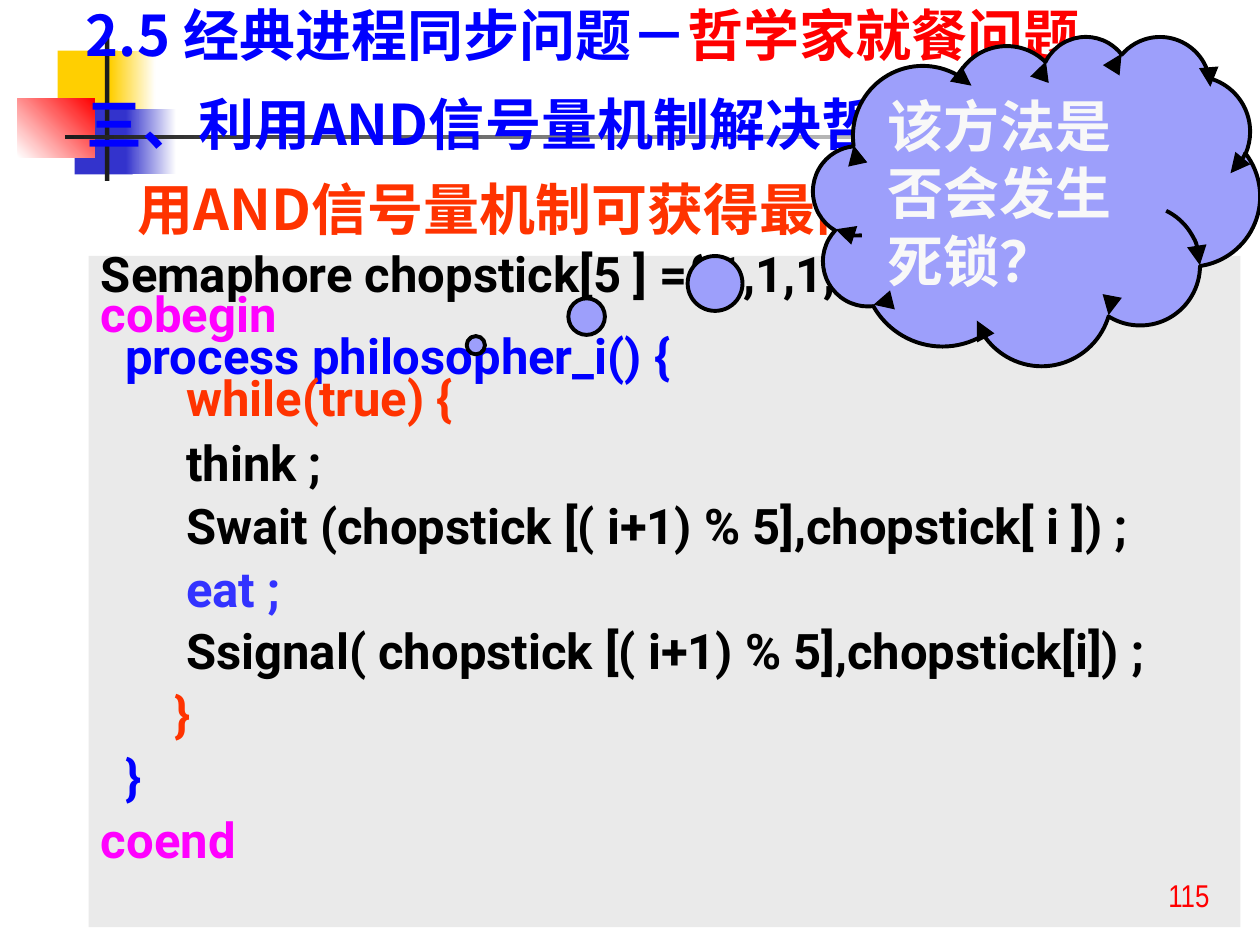
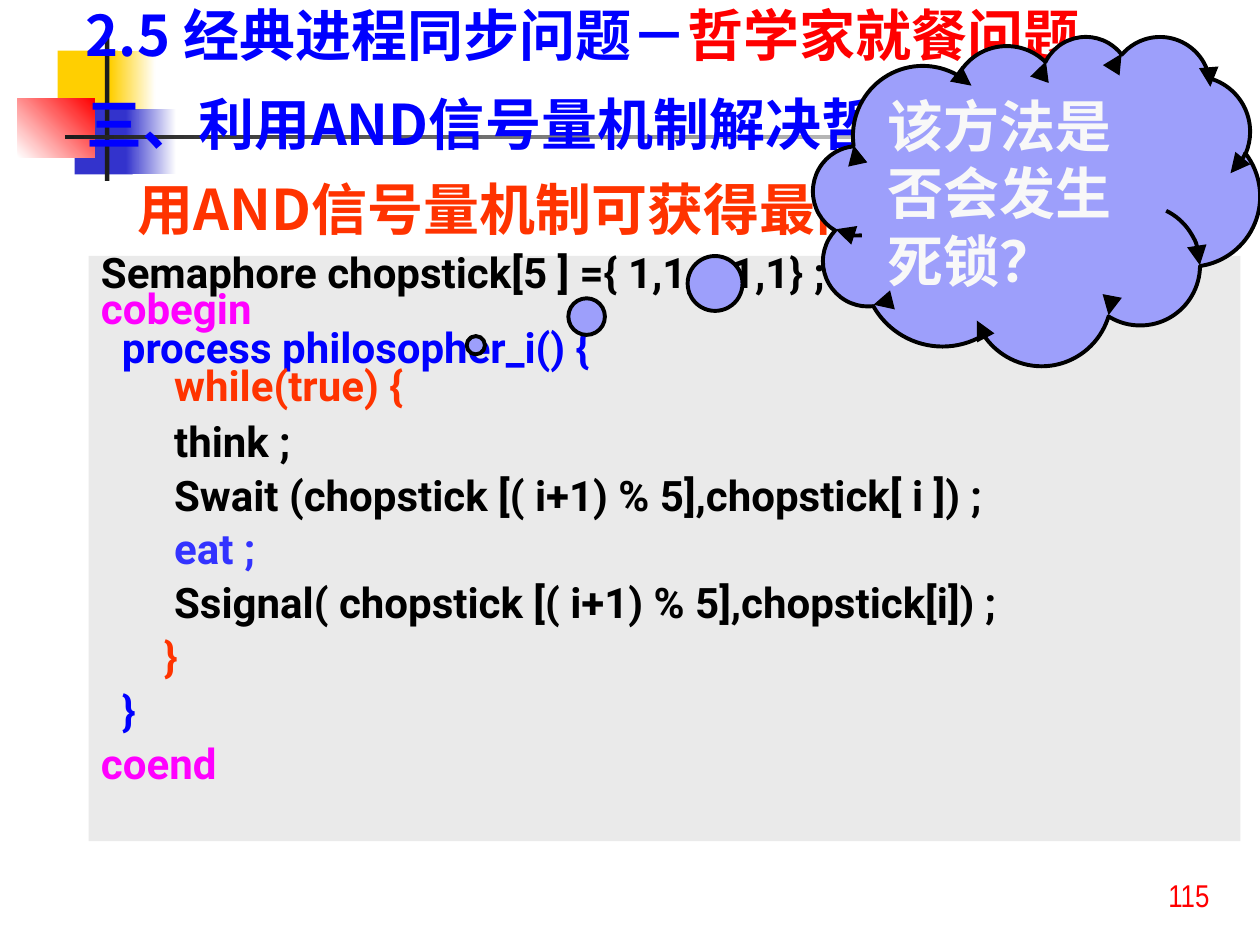
Before and after one commit to zeemeil/zeemeil.github.io, a slide deck: slide 115 of files/2025_2_OS/0909_OS_ch2.pptx. Drawn at 1260x945 pixels with LibreOffice and Linux fonts; fonts in the diff are those of the drawing. Boxes give left, top, right and bottom in pixels: in the first picture for what was removed or moved away, otherwise in the second. Text is boxed around its words. In the diff, an @@ line names an element or a change of style, - is before the commit and + after.

```diff
--- a/files/2025_2_OS/0909_OS_ch2.pptx
+++ b/files/2025_2_OS/0909_OS_ch2.pptx
@@ rectangle "Semaphore chopstick[5 ] ={ 1,1,1,1,1} ..." resized from (x1=88, y1=256, x2=1240, y2=927) to (x1=88, y1=256, x2=1240, y2=840) @@
@@ rectangle "Semaphore chopstick[5 ] ={ 1,1,1,1,1} ..." at (x1=88, y1=256, x2=1240, y2=840): size 28 to 24 pt; less space between paragraphs @@
```
Also in this commit, not shown: 5 other slides changed, 17 other files.
